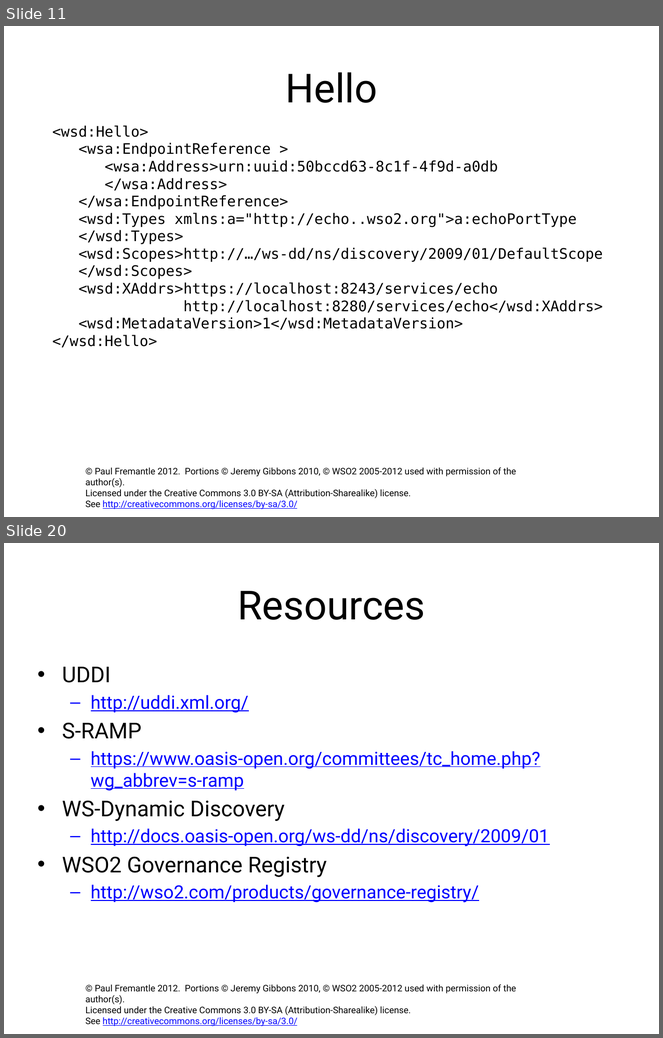
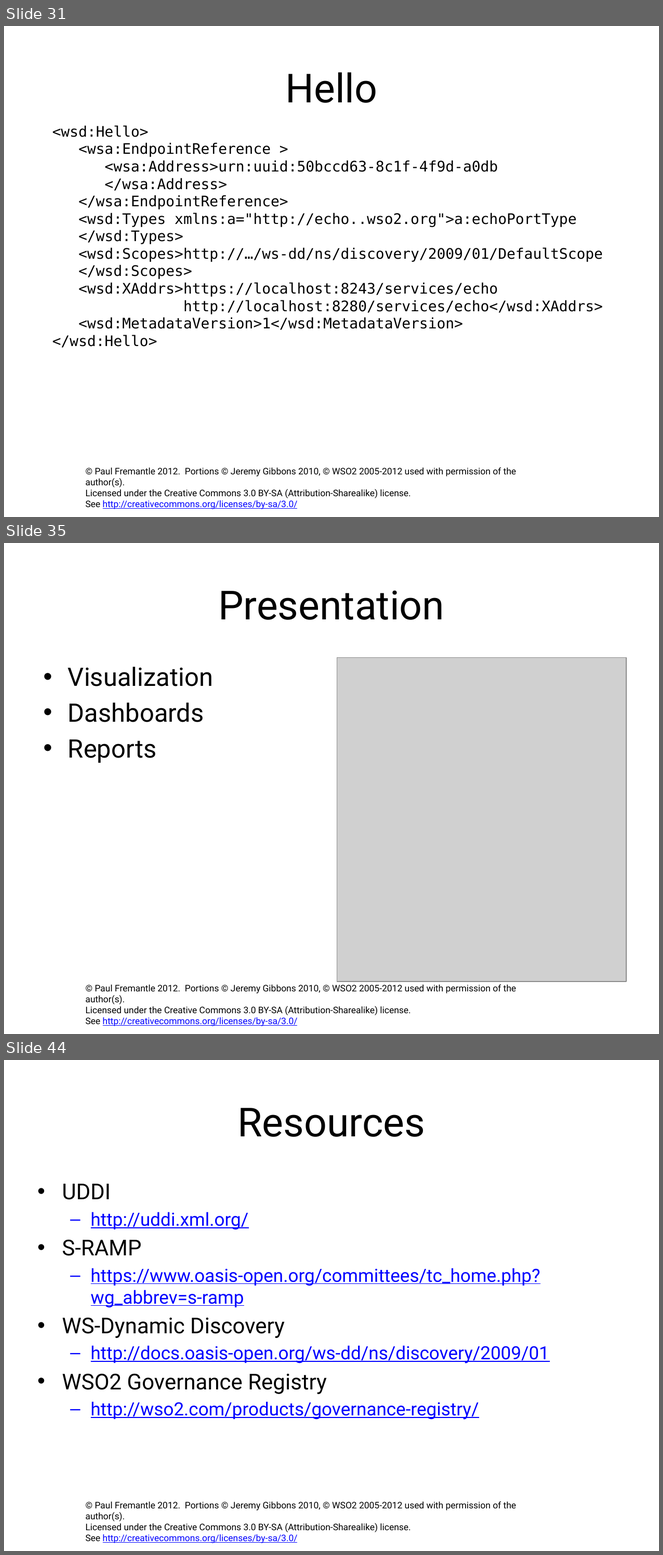
Before and after one commit to pzfreo/ox-soa-old, a slide deck: presentations/14-Governance.pptx. Shown one above the other, each under a label of ours: slides 11 and 20 before the commit, slides 31, 35 and 44 after it; the slides between them are not shown. The pictures are 663x1038 and 663x1555 pixels, drawn with LibreOffice and Linux fonts; fonts in the diff are those of the drawing; grey boxes stand for pictures; background and template pictures are left out. Boxes give left, top, right and bottom in pixels: in the first picture for what was removed or moved away, otherwise in the second. Text is boxed around its words. In the diff, an @@ line names an element or a change of style, - is before the commit and + after.

```diff
--- a/presentations/14-Governance.pptx
+++ b/presentations/14-Governance.pptx
@@ slide 35 added at [4,543,659,1034], background #FFFFFF; not listed: 1 template element that a slide beside it also shows @@
@@ title added at [218,590,444,620], 44 pt, text #000000 @@
+Presentation
@@ text added at [68,667,213,763], 28 pt, text #000000 @@
+• Visualization
+• Dashboards
+• Reports
@@ picture added at [337,657,626,982] @@
@@ what was slide 11 is now slide 31 @@
@@ what was slide 20 is now slide 44 @@
```
Also in this commit, not shown: 2 slides changed, 23 other slides added, 6 other files.
